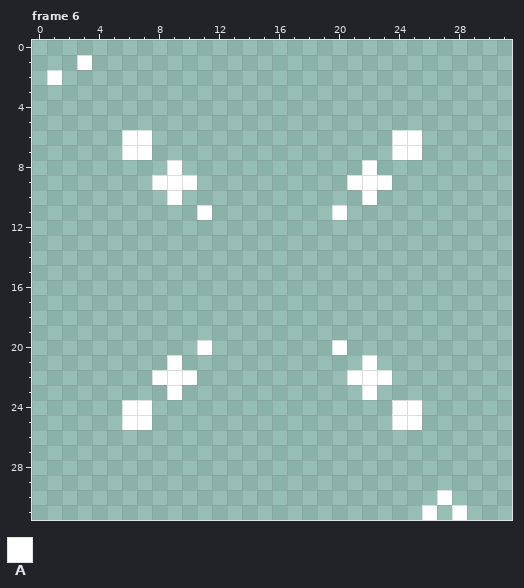
A pixel-art file gets an edit: resources/ase/effects/hard-impact.aseprite. The picture above was drawn from the file before the commit.
32x32 pixels, 8 frames. Shown: frame 6. The commit also changed other frames, which this record leaves out.
Visible layers, top first: "debris2", "debris", "burst".
Palette (. is transparent): A #ffffff
Pixels before, frame 6, first column x 1:
 1 ..A.........................
 2 A...........................
 3 ............................
 4 ............................
 5 ............................
 6 .....AA................AA...
 7 .....AA................AA...
 8 ........A............A......
 9 .......AAA..........AAA.....
10 ........A............A......
11 ..........A........A........
12 ............................
13 ............................
14 ............................
15 ............................
16 ............................
17 ............................
18 ............................
19 ............................
20 ..........A........A........
21 ........A............A......
22 .......AAA..........AAA.....
23 ........A............A......
24 .....AA................AA...
25 .....AA................AA...
26 ............................
27 ............................
28 ............................
29 ............................
30 ..........................A.
31 .........................A.A
The same view after the edit:
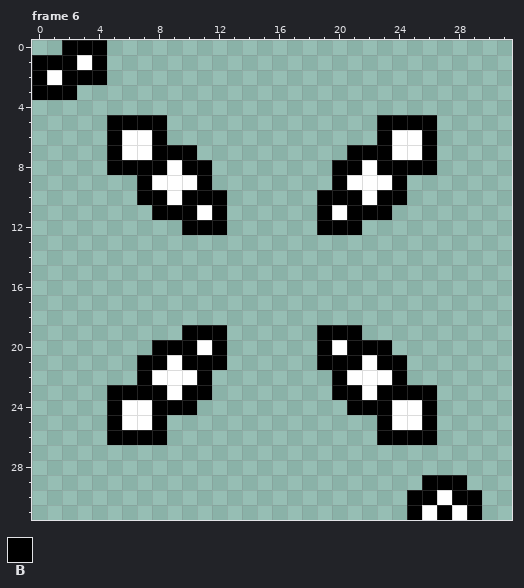
Colours new in this view: B #000000
The edit:
{"where": "frame 6, layers \"debris2\", \"debris\", \"burst\""}
{"frame":6,"y":0,"x":2,"old":"...","new":"BBB"}
{"frame":6,"y":1,"x":0,"old":"...","new":"BBB"}
{"frame":6,"y":1,"x":4,"old":".","new":"B"}
{"frame":6,"y":2,"x":0,"old":".","new":"B"}
{"frame":6,"y":2,"x":2,"old":"...","new":"BBB"}
{"frame":6,"y":3,"x":0,"old":"...","new":"BBB"}
{"frame":6,"y":5,"x":5,"old":"....","new":"BBBB"}
{"frame":6,"y":5,"x":23,"old":"....","new":"BBBB"}
{"frame":6,"y":6,"x":5,"old":".","new":"B"}
{"frame":6,"y":6,"x":8,"old":".","new":"B"}
{"frame":6,"y":6,"x":23,"old":".","new":"B"}
{"frame":6,"y":6,"x":26,"old":".","new":"B"}
{"frame":6,"y":7,"x":5,"old":".","new":"B"}
{"frame":6,"y":7,"x":8,"old":"...","new":"BBB"}
{"frame":6,"y":7,"x":21,"old":"...","new":"BBB"}
{"frame":6,"y":7,"x":26,"old":".","new":"B"}
{"frame":6,"y":8,"x":5,"old":"....","new":"BBBB"}
{"frame":6,"y":8,"x":10,"old":"..","new":"BB"}
{"frame":6,"y":8,"x":20,"old":"..","new":"BB"}
{"frame":6,"y":8,"x":23,"old":"....","new":"BBBB"}
{"frame":6,"y":9,"x":7,"old":".","new":"B"}
{"frame":6,"y":9,"x":11,"old":".","new":"B"}
{"frame":6,"y":9,"x":20,"old":".","new":"B"}
{"frame":6,"y":9,"x":24,"old":".","new":"B"}
{"frame":6,"y":10,"x":7,"old":"..","new":"BB"}
{"frame":6,"y":10,"x":10,"old":"...","new":"BBB"}
{"frame":6,"y":10,"x":19,"old":"...","new":"BBB"}
{"frame":6,"y":10,"x":23,"old":"..","new":"BB"}
{"frame":6,"y":11,"x":8,"old":"...","new":"BBB"}
{"frame":6,"y":11,"x":12,"old":".","new":"B"}
{"frame":6,"y":11,"x":19,"old":".","new":"B"}
{"frame":6,"y":11,"x":21,"old":"...","new":"BBB"}
{"frame":6,"y":12,"x":10,"old":"...","new":"BBB"}
{"frame":6,"y":12,"x":19,"old":"...","new":"BBB"}
{"frame":6,"y":19,"x":10,"old":"...","new":"BBB"}
{"frame":6,"y":19,"x":19,"old":"...","new":"BBB"}
{"frame":6,"y":20,"x":8,"old":"...","new":"BBB"}
{"frame":6,"y":20,"x":12,"old":".","new":"B"}
{"frame":6,"y":20,"x":19,"old":".","new":"B"}
{"frame":6,"y":20,"x":21,"old":"...","new":"BBB"}
{"frame":6,"y":21,"x":7,"old":"..","new":"BB"}
{"frame":6,"y":21,"x":10,"old":"...","new":"BBB"}
{"frame":6,"y":21,"x":19,"old":"...","new":"BBB"}
{"frame":6,"y":21,"x":23,"old":"..","new":"BB"}
{"frame":6,"y":22,"x":7,"old":".","new":"B"}
{"frame":6,"y":22,"x":11,"old":".","new":"B"}
{"frame":6,"y":22,"x":20,"old":".","new":"B"}
{"frame":6,"y":22,"x":24,"old":".","new":"B"}
{"frame":6,"y":23,"x":5,"old":"....","new":"BBBB"}
{"frame":6,"y":23,"x":10,"old":"..","new":"BB"}
{"frame":6,"y":23,"x":20,"old":"..","new":"BB"}
{"frame":6,"y":23,"x":23,"old":"....","new":"BBBB"}
{"frame":6,"y":24,"x":5,"old":".","new":"B"}
{"frame":6,"y":24,"x":8,"old":"...","new":"BBB"}
{"frame":6,"y":24,"x":21,"old":"...","new":"BBB"}
{"frame":6,"y":24,"x":26,"old":".","new":"B"}
{"frame":6,"y":25,"x":5,"old":".","new":"B"}
{"frame":6,"y":25,"x":8,"old":".","new":"B"}
{"frame":6,"y":25,"x":23,"old":".","new":"B"}
{"frame":6,"y":25,"x":26,"old":".","new":"B"}
{"frame":6,"y":26,"x":5,"old":"....","new":"BBBB"}
{"frame":6,"y":26,"x":23,"old":"....","new":"BBBB"}
{"frame":6,"y":29,"x":26,"old":"...","new":"BBB"}
{"frame":6,"y":30,"x":25,"old":"..","new":"BB"}
{"frame":6,"y":30,"x":28,"old":"..","new":"BB"}
{"frame":6,"y":31,"x":25,"old":".","new":"B"}
{"frame":6,"y":31,"x":27,"old":".","new":"B"}
{"frame":6,"y":31,"x":29,"old":".","new":"B"}
{"label":"added","picture_box":[32,40,227,235]}
{"label":"added","picture_box":[317,115,437,235]}
{"label":"added","picture_box":[107,325,227,445]}
{"label":"added","picture_box":[317,325,482,520]}
